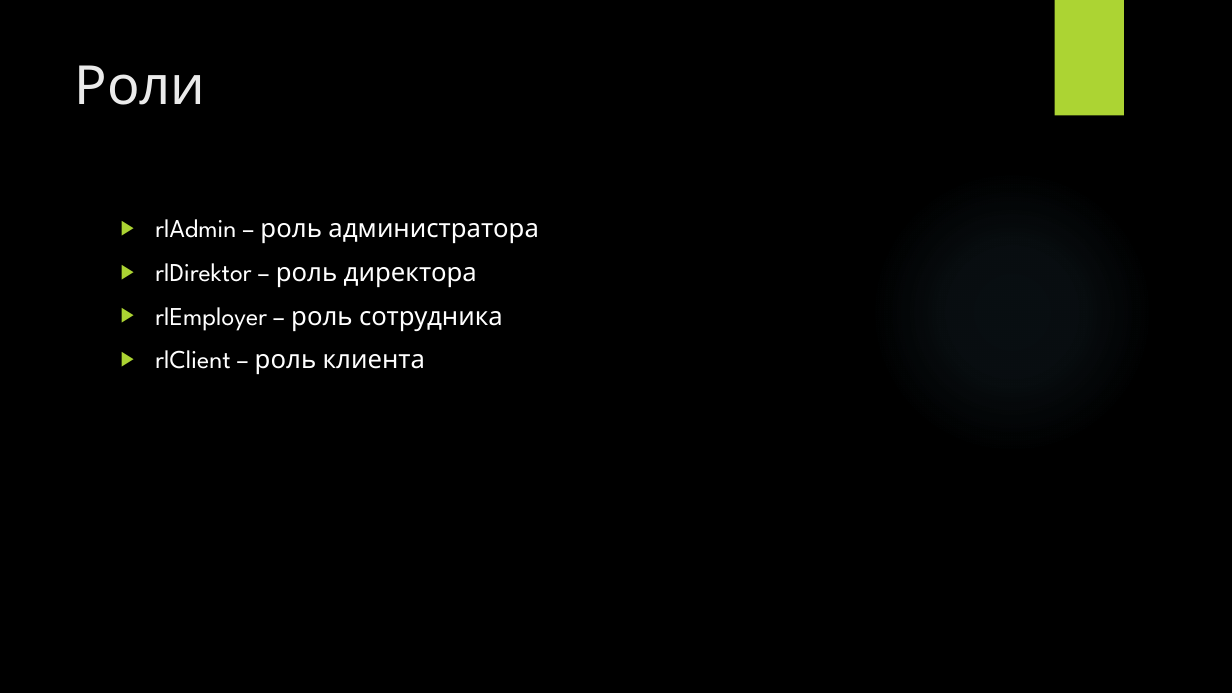
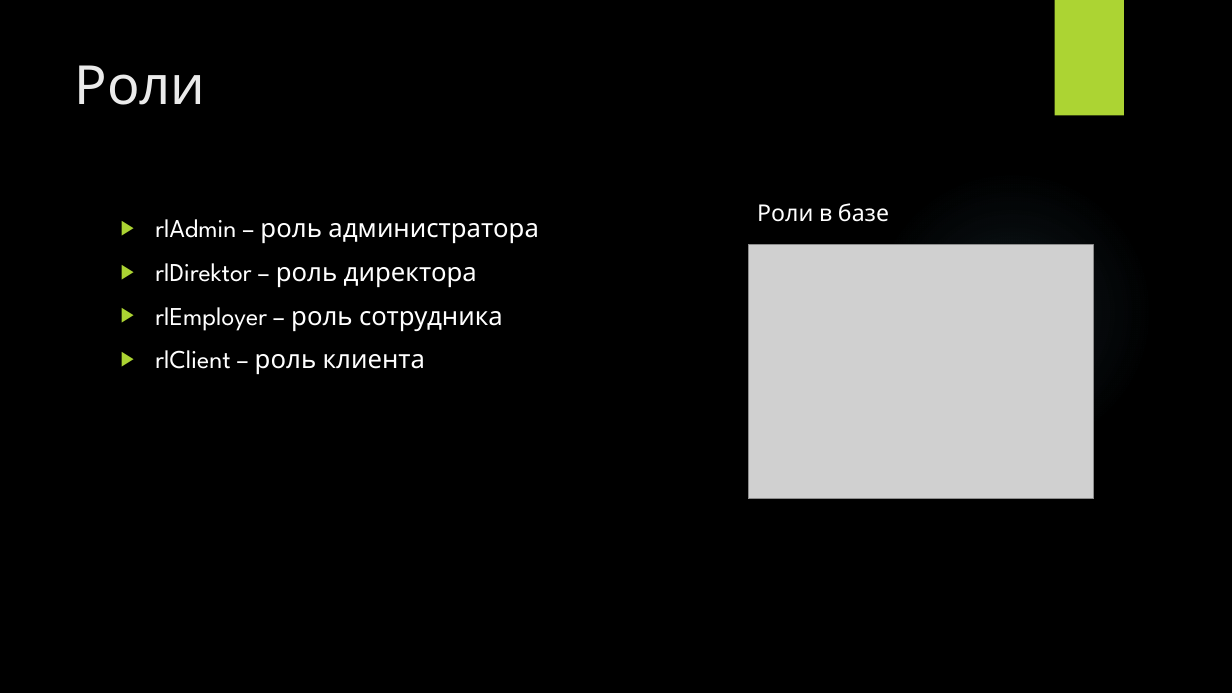
Before and after one commit to DJDims/Cafe-bar-project, a slide deck: slide 12 of CafeBar.pptx (slide 11 before the commit). Drawn at 1232x693 pixels with LibreOffice and Linux fonts; fonts in the diff are those of the drawing; grey boxes stand for pictures; background and template pictures are left out. Boxes give left, top, right and bottom in pixels: in the first picture for what was removed or moved away, otherwise in the second. Text is boxed around its words. In the diff, an @@ line names an element or a change of style, - is before the commit and + after.

```diff
--- a/CafeBar.pptx
+++ b/CafeBar.pptx
@@ text added at box(757, 203, 889, 222), 18 pt, text #FFFFFF @@
+Роли в базе
@@ picture added at box(749, 245, 1094, 499) @@
```
Also in this commit, not shown: 2 other slides changed, 1 slide added.
